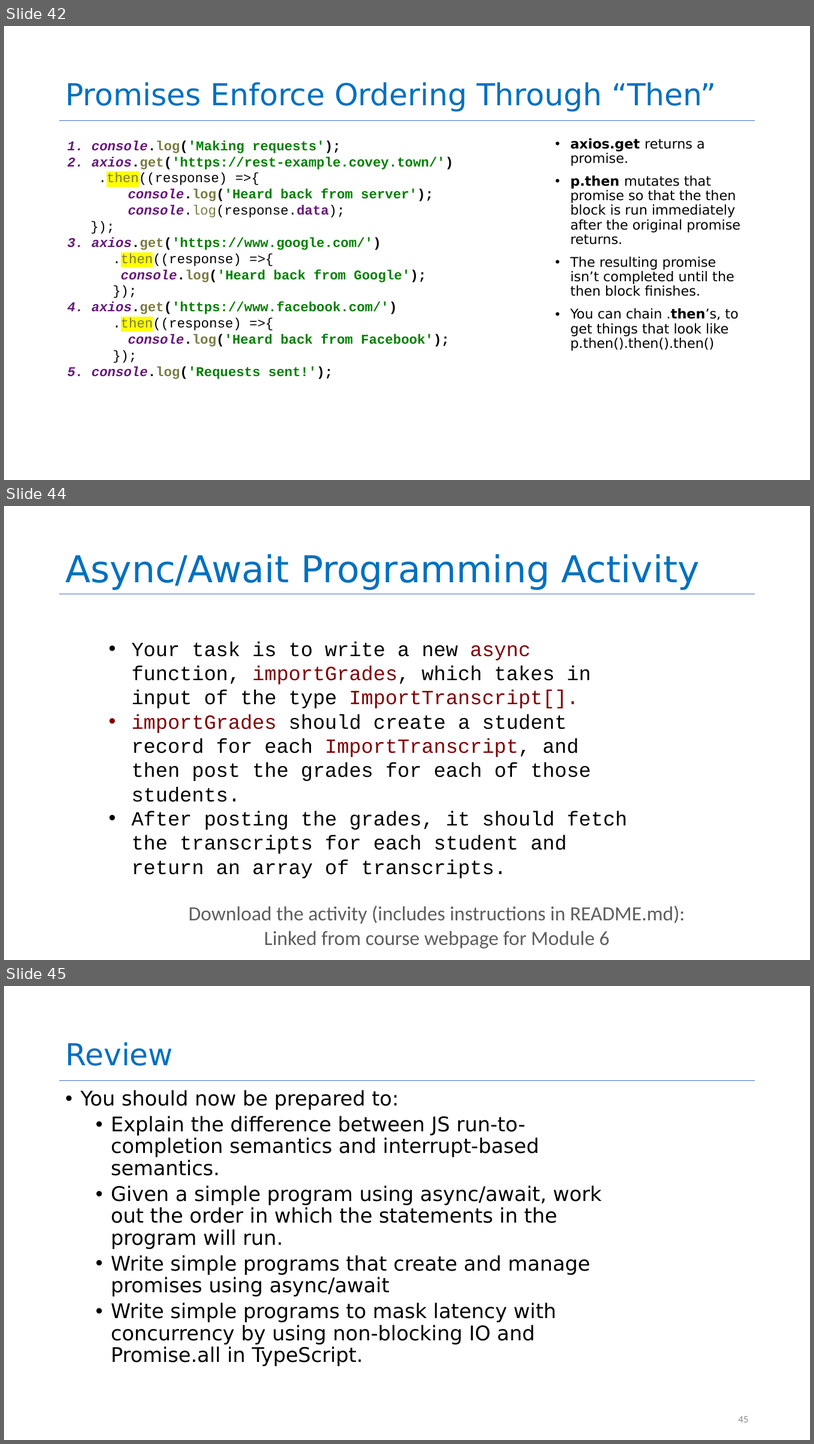
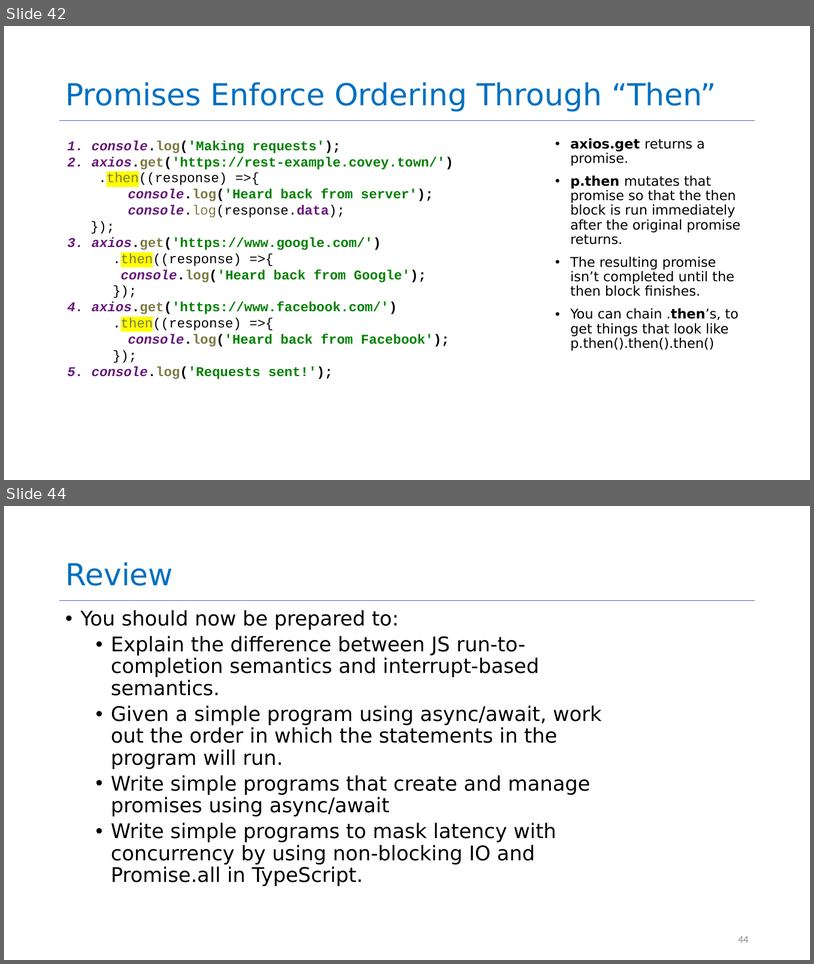
Before and after one commit to neu-se/CS4530-Fall-2024, a slide deck: Slides/Module 06 Concurrency Patterns in Typescript.pptx. Shown one above the other, each under a label of ours: slides 42, 44 and 45 before the commit, slides 42 and 44 after it; the slides between them are not shown. The pictures are 814x1444 and 814x964 pixels, drawn with LibreOffice and Linux fonts; fonts in the diff are those of the drawing. Boxes give left, top, right and bottom in pixels: in the first picture for what was removed or moved away, otherwise in the second. Text is boxed around its words. In the diff, an @@ line names an element or a change of style, - is before the commit and + after.

```diff
--- a/Slides/Module 06 Concurrency Patterns in Typescript.pptx
+++ b/Slides/Module 06 Concurrency Patterns in Typescript.pptx
@@ slide 44 removed at (4, 506, 810, 960), background #FFFFFF @@
@@ title removed at (65, 554, 700, 590) @@
-Async/Await Programming Activity
@@ line removed from (60, 594) to (755, 594) @@
@@ text removed at (132, 641, 628, 853) @@
-• Your task is to write a new async function, importGrades, which takes in input of the type ImportTranscript[].
-• importGrades should create a student record for each ImportTranscript, and then post the grades for each of those students.
-• After posting the grades, it should fetch the transcripts for each student and return an array of transcripts.
@@ text removed at (189, 905, 686, 948) @@
-Download the activity (includes instructions in README.md):
-Linked from course webpage for Module 6
@@ what was slide 45 is now slide 44 @@
@@ page number at (738, 936, 749, 942): text changed @@
-45
+44
```
Also in this commit, not shown: 2 slides added, 2 other slides removed.
